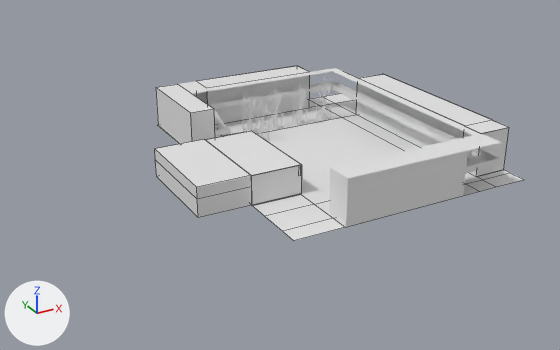
An edit to the Blender file blender/map/map.blend, drawn before and after from the same camera.
Camera for both pictures: a 50 mm lens placed at (-45.1, -71.6, 34.0), pointed at (-7.2, -2.6, -0.5). Arrows for +X, +Y and +Z are at lower left; the lights stay in place. Mesh edges are drawn as thin lines on the coarser meshes.

In view in the first picture: 'Arbre Cours SupBio.001', 'Arbre.002', 'Cube', 'baby foot sup.001', 'batiment supbio.001', 'sol.001'.
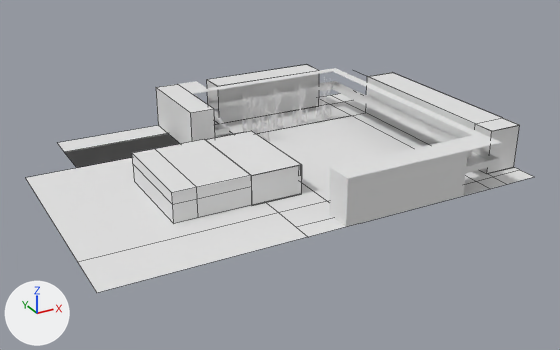
Diff of the bpy script that builds the scene:
```diff
--- a/blender/map/map.blend.py
+++ b/blender/map/map.blend.py
@@ me_cube_012 @@
 # used by ob_baby_foot_sup_001; location = (-16.74, -3.25, 1.0); scale = (-2.91, 5.65, 1.0)
-me_cube_012.from_pydata(...)  # 140 vertices, 75 faces, 29 loose edges; spans x -2.97..1.0, y -1.0..1.0, z -1.09..2.24
+me_cube_012.from_pydata(...)  # 158 vertices, 93 faces, 29 loose edges; spans x -2.97..1.86, y -1.0..1.0, z -1.09..2.24
+# me_cube_012 part 1
+# 2 faces are deleted
+# 12 vertices are added at x 1.0, y -1.0..1.0, z -1.0..2.24
+# 6 new vertices lie (0.86, 0.0, 0.0) away from vertices in x 1.0, y -1.0..1.0, z -1.0..2.24
+# 20 new faces join them
@@ me_plane_002 @@
 # used by ob_sol_001; location = (-1.51, 0.0, 0.0); scale = (6.72, 8.9, 1.0)
-me_plane_002.from_pydata(...)  # 69 vertices, 47 faces; spans x -1.83..2.41, y -1.95..1.99, z 0.0..5.01
+me_plane_002.from_pydata(...)  # 80 vertices, 55 faces; spans x -4.79..2.41, y -1.95..1.99, z 0.0..5.01
+# me_plane_002 part 2
+# 1 face is deleted
+# 4 vertices are added at (-1.74, 1.98, 0.0), (-3.96, 1.98, 0.0), (-4.79, -1.95, 0.0), (-1.83, -1.95, 0.0)
+# 7 new vertices lie (-2.96, 0.0, 0.0) away from vertices in x -1.83..1.47, y -1.32..1.61, z 0.0
+# 9 new faces join them
@@ ob_sol_001 @@
 ob_sol_001 = bpy.data.objects.new('sol.001', me_plane_002)
-ob_sol_001.location = (-1.51, 0.0, 0.0)
+ob_sol_001.location = (0.0, 0.0, 0.0)
 ob_sol_001.scale = (6.72, 8.9, 1.0)
```

Boxes (x1, y1, x2, y2) around the edits, measured in the pictures (560 x 350 px):
'sol.001', reshaped, moved (39% wider, 31% taller): before (158, 66, 524, 241); after (26, 64, 534, 293)
'baby foot sup.001', reshaped (16% wider): before (155, 131, 302, 218); after (132, 131, 302, 223)
part 1 of me_cube_012, built on: before (155, 150, 198, 217); after (132, 149, 198, 223)
part 2 of me_plane_002, built on: before (214, 106, 341, 136); after (26, 104, 351, 293)
